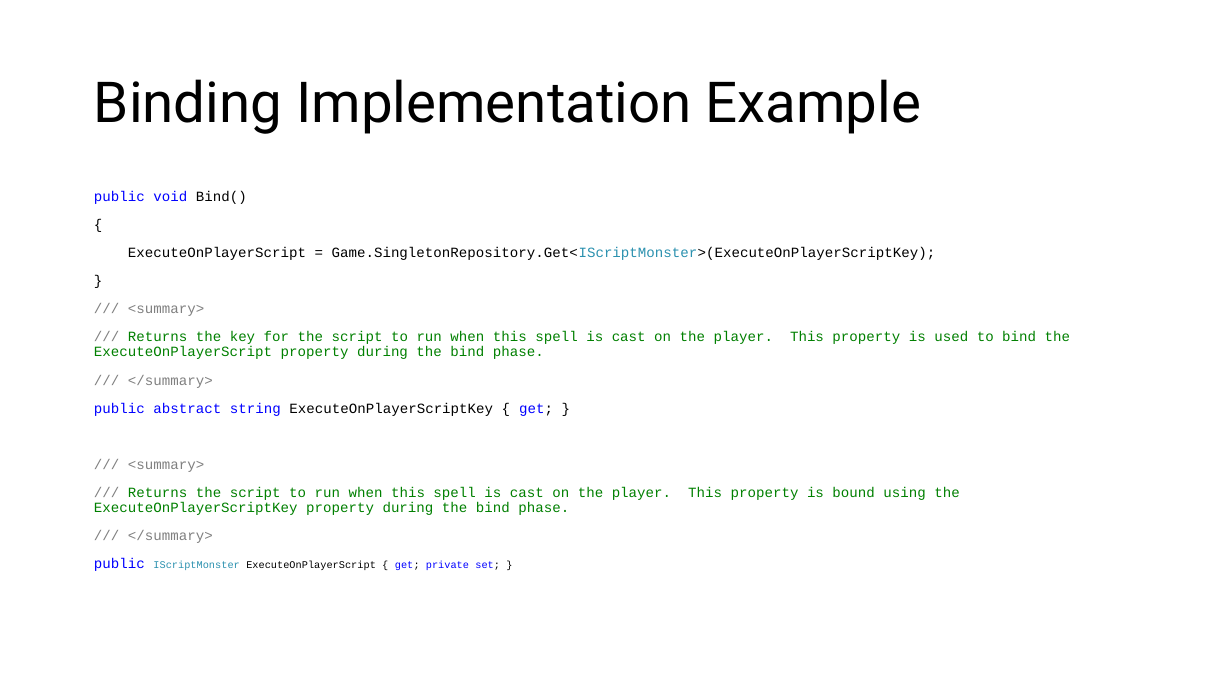
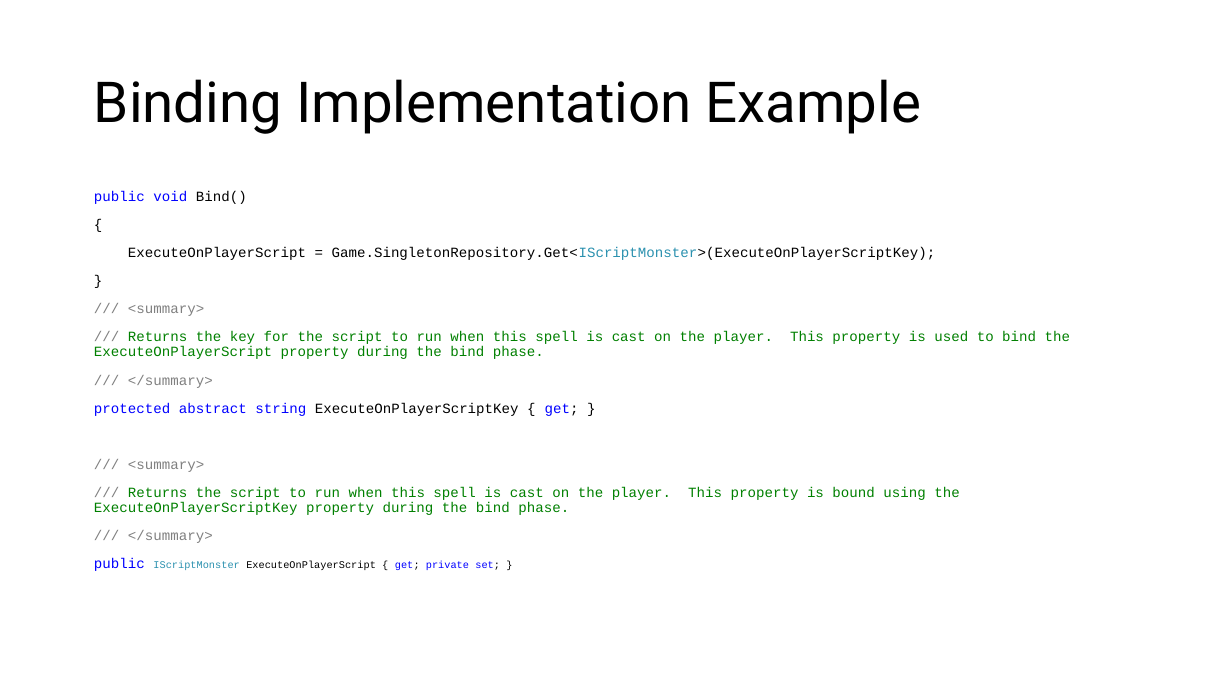
Before and after one commit to marcjohnston/AngbandOS, a slide deck: slide 12 of Documents/Object Property Design and Binding.pptx. Drawn at 1232x693 pixels with LibreOffice and Linux fonts; fonts in the diff are those of the drawing. Boxes give left, top, right and bottom in pixels: in the first picture for what was removed or moved away, otherwise in the second. Text is boxed around its words. In the diff, an @@ line names an element or a change of style, - is before the commit and + after.

Commit message:
Updated binding slide to indicated properties used for binding are protected.

```diff
--- a/Documents/Object Property Design and Binding.pptx
+++ b/Documents/Object Property Design and Binding.pptx
@@ text at [94, 402, 579, 416]: text changed @@
-public abstract string ExecuteOnPlayerScriptKey { get; }
+protected abstract string ExecuteOnPlayerScriptKey { get; }
```
Also in this commit, not shown: 1 other slide changed.
